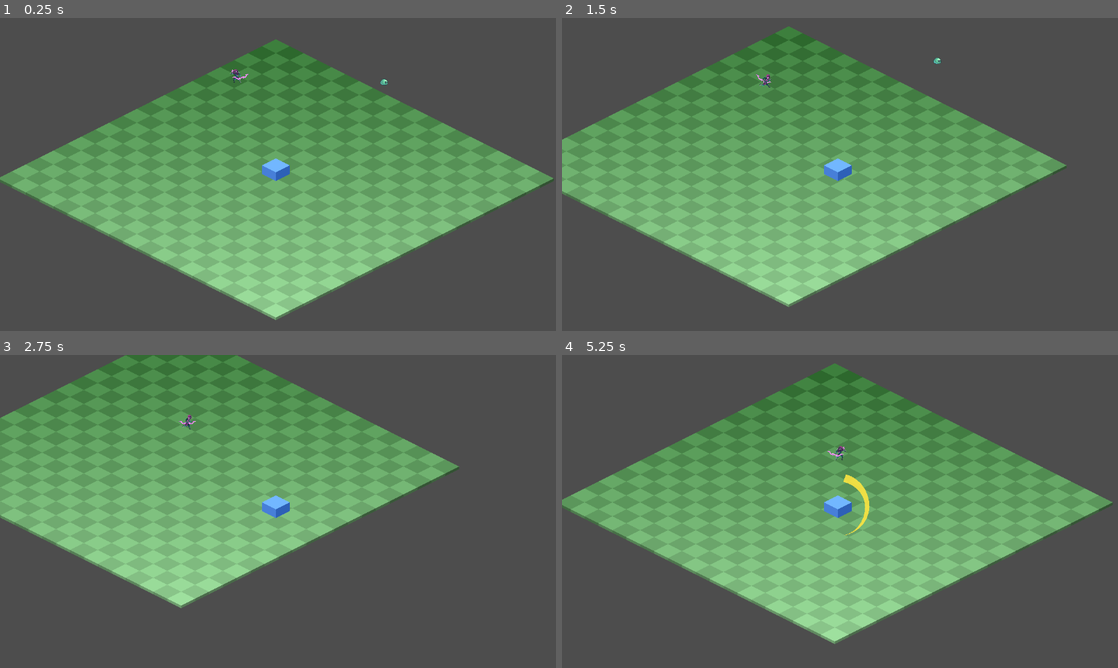
Above: before the commit, frames 1-4 (two rows, left to right).
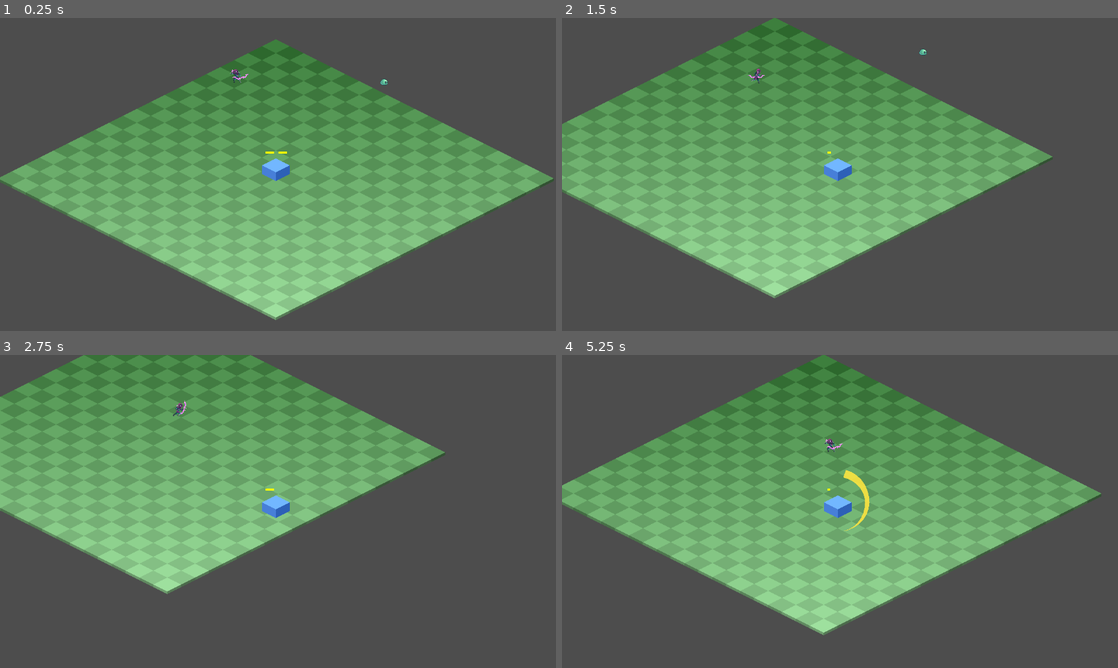
Above: after the commit, the same moments.

Repository: NoeRoberties/Odomat
Game: Godot game, scene res://Scenes/Maps/World.tscn
Two runs of this game, one before a commit and one after it. Both use one fixed random seed, a clock stepped at 60 frames per second and the inputs below.
Inputs (mouse positions are in pixels of both pictures, inside the frame that each line leads up to):
- Up to frame 1 (0.25 s): no input
- Up to frame 2 (1.5 s): tap Enter at 0.5 s; move the mouse to (962, 158) at 0.52 s; hold D (move_right) 0.53-1.28 s; tap Shift (dash) at 0.6, 1.35 s; click (962, 158) at 0.67 s; move the mouse to (728, 190) at 1.27 s; hold S (move_down) from 1.28 s (still down)
- Up to frame 3 (2.75 s): move the mouse to (333, 442) at 2.02 s; release S (move_down) at 2.03 s; hold D (move_right) from 2.03 s (still down); hold Space (interact_npc) from 2.03 s (still down); tap Shift (dash) at 2.3 s
- Up to frame 4 (5.25 s): move the mouse to (812, 574) at 2.77 s; release D (move_right) at 2.78 s; release Space (interact_npc) at 2.78 s; hold W (move_up) 2.78-3.53 s; tap Shift (dash) at 2.85, 3.6, 4.55, 5.1 s; click (812, 574) at 2.92 s; move the mouse to (1006, 558) at 3.52 s; hold A (move_left) 3.53-5.03 s; move the mouse to (673, 464) at 4.27 s; tap Space (interact_npc) at 4.35 s; move the mouse to (867, 511) at 5.02 s; hold S (move_down) from 5.03 s (still down); click (867, 511) at 5.17 s

The runs differ from the first frame. In frame 1, less than 0.1% of the frame differs, in the area x 47-52%, y 42-44%; in frame 2, 21%; in frame 3, 15%; in frame 4, 21%, in the area x 0-99%, y 0-93%.

Commit message:
[ADD] Player's dash

Diff:
--- a/godot-project/odomat/Scenes/Player/Player.tscn
+++ b/godot-project/odomat/Scenes/Player/Player.tscn
@@ -8,6 +8,22 @@
 [sub_resource type="RectangleShape2D" id="RectangleShape2D_kyqiw"]
 size = Vector2(58.5, 44.5)
 
+[sub_resource type="Gradient" id="Gradient_tf83h"]
+colors = PackedColorArray(1, 1, 0, 1, 1, 1, 0, 1)
+
+[sub_resource type="GradientTexture2D" id="GradientTexture2D_s0eop"]
+gradient = SubResource("Gradient_tf83h")
+width = 40
+height = 5
+
+[sub_resource type="Gradient" id="Gradient_kukki"]
+colors = PackedColorArray(1, 1, 0, 1, 1, 1, 0, 1)
+
+[sub_resource type="GradientTexture2D" id="GradientTexture2D_ft8w5"]
+gradient = SubResource("Gradient_kukki")
+width = 40
+height = 5
+
 [node name="Player" type="CharacterBody2D" unique_id=979638911 groups=["player"]]
 collision_layer = 3
 collision_mask = 3
@@ -17,6 +33,7 @@
 [node name="Hitbox" type="Area2D" parent="." unique_id=1335718208]
 
 [node name="CollisionShape2D" type="CollisionShape2D" parent="Hitbox" unique_id=1940755092]
+visible = false
 position = Vector2(0, -10)
 shape = SubResource("RectangleShape2D_rpqav")
 
@@ -38,8 +55,40 @@
 position = Vector2(5, 1)
 
 [node name="Collider" type="CollisionShape2D" parent="." unique_id=618857043]
+visible = false
 position = Vector2(0, -10)
 shape = SubResource("RectangleShape2D_kyqiw")
 
+[node name="DashTimer" type="Timer" parent="." unique_id=798215312]
+wait_time = 0.2
+
+[node name="DashAgainTimer" type="Timer" parent="." unique_id=1816506858]
+wait_time = 2.0
+
+[node name="DashUI" type="HBoxContainer" parent="." unique_id=911333562]
+offset_left = -29.0
+offset_top = -52.0
+offset_right = 52.0
+offset_bottom = -42.0
+size_flags_stretch_ratio = 0.0
+theme_override_constants/separation = -10
+alignment = 1
+
+[node name="DashBar1" type="TextureProgressBar" parent="DashUI" unique_id=1774751968]
+custom_minimum_size = Vector2(40, 5)
+layout_mode = 2
+max_value = 2.0
+step = 0.1
+texture_progress = SubResource("GradientTexture2D_s0eop")
+
+[node name="DashBar2" type="TextureProgressBar" parent="DashUI" unique_id=33857119]
+custom_minimum_size = Vector2(40, 5)
+layout_mode = 2
+max_value = 2.0
+step = 0.1
+texture_progress = SubResource("GradientTexture2D_ft8w5")
+
 [connection signal="body_entered" from="Hitbox" to="." method="_on_hitbox_body_entered"]
 [connection signal="body_exited" from="Hitbox" to="." method="_on_hitbox_body_exited"]
+[connection signal="timeout" from="DashTimer" to="." method="_on_dash_timer_timeout"]
+[connection signal="timeout" from="DashAgainTimer" to="." method="_on_dash_again_timer_timeout"]
--- a/godot-project/odomat/Scripts/Player/player.gd
+++ b/godot-project/odomat/Scripts/Player/player.gd
@@ -1,10 +1,16 @@
 extends CharacterBody2D
+@onready var dash_timer: Timer = $DashTimer
+@onready var dash_again_timer: Timer = $DashAgainTimer
+@onready var dash_bar_1: TextureProgressBar = $DashUI/DashBar1
+@onready var dash_bar_2: TextureProgressBar = $DashUI/DashBar2
 
-## ── Valeurs de base du robot (sans aucun module équipé) ──────────────────────
 const BASE_SPEED          : float = 150.0
 const BASE_ATTACK_RANGE   : float = 100.0
 const BASE_ATTACK_DAMAGE  : int   = 1
 const BASE_ATTACK_COOLDOWN: float = 0.4
+const DASH_SPEED          : float = 300.0
+const MAX_DASH            : int = 2
+
 
 const ISO_DIRS: Dictionary = {
 	"move_up":    Vector2( 0.0, -1.0),
@@ -18,10 +24,29 @@
 
 var _cooldown_remaining: float = 0.0
 var _npc_to_interact: NPC = null
-
+var _dashing               : bool = false
+var _dash_count            : int = 0
 
 func _process(delta: float) -> void:
 	_cooldown_remaining = maxf(_cooldown_remaining - delta, 0.0)
+	update_dash_ui()
+
+
+func update_dash_ui() -> void:
+
+	var progress = 0.0
+	if !dash_again_timer.is_stopped():
+		progress = 1.0 - (dash_again_timer.time_left / dash_again_timer.wait_time)
+
+	if _dash_count == 0:
+		dash_bar_1.value = 1.0
+		dash_bar_2.value = 1.0
+	elif _dash_count == 1:
+		dash_bar_1.value = 1.0
+		dash_bar_2.value = progress
+	elif _dash_count == 2:
+		dash_bar_1.value = progress
+		dash_bar_2.value = 0.0
 
 
 func _physics_process(_delta: float) -> void:
@@ -33,7 +58,15 @@
 		if Input.is_action_pressed(action):
 			move_dir += ISO_DIRS[action]
 
-	velocity = move_dir.normalized() * BASE_SPEED if move_dir != Vector2.ZERO else Vector2.ZERO
+	if Input.is_action_just_pressed("dash") and _dash_count < MAX_DASH and move_dir != Vector2.ZERO:
+		_dash_count += 1
+		_dashing = true
+		dash_timer.start()
+		if dash_again_timer.is_stopped():
+			dash_again_timer.start()
+
+	var current_speed = DASH_SPEED if _dashing else BASE_SPEED
+	velocity = move_dir.normalized() * current_speed if move_dir != Vector2.ZERO else Vector2.ZERO
 	move_and_slide()
 
 
@@ -89,3 +122,14 @@
 func _on_hitbox_body_exited(body: Node2D) -> void:
 	if body == _npc_to_interact:
 		_npc_to_interact = null
+
+
+func _on_dash_timer_timeout() -> void:
+	_dashing = false
+
+
+func _on_dash_again_timer_timeout() -> void:
+	if _dash_count > 0:
+		_dash_count -= 1
+		if _dash_count > 0:
+			dash_again_timer.start()
Not shown, changed: godot-project/odomat/.gitignore
